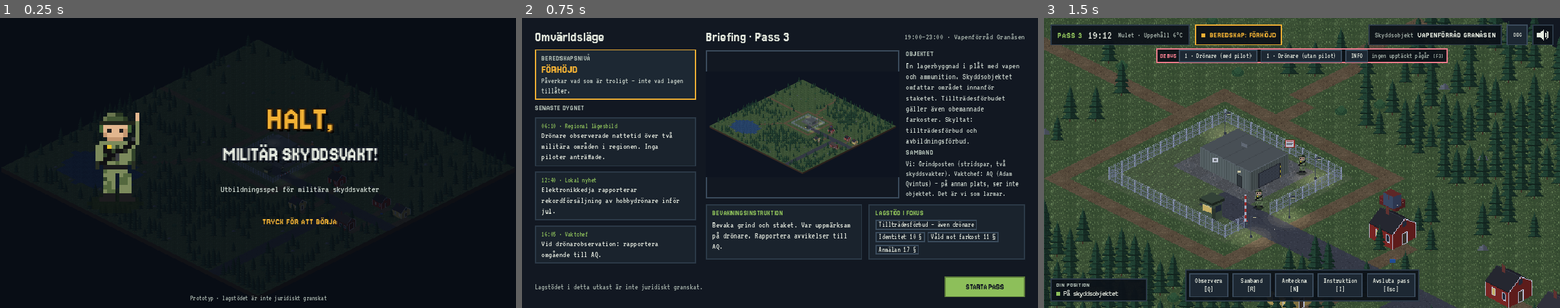
Above: before the commit, frames 1-3 (left to right).
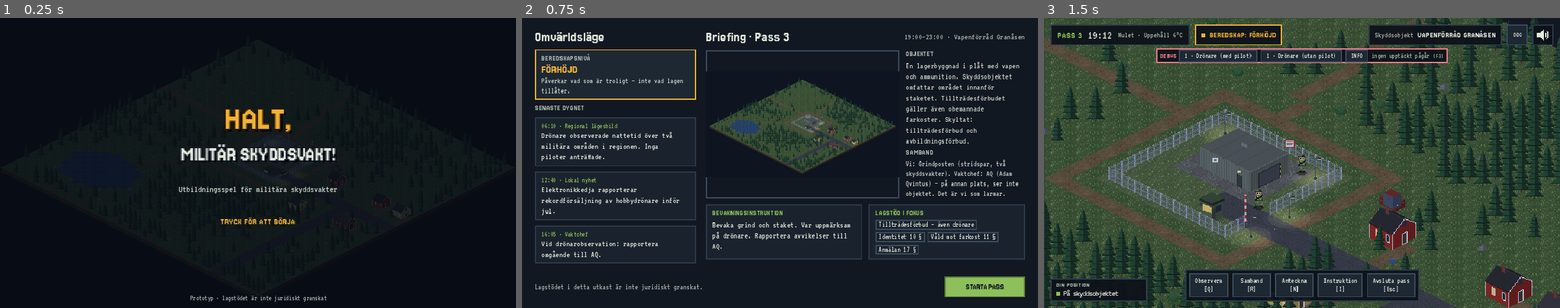
Above: after the commit, the same moments.

Repository: sulaco-hue/skyddsvakt
Game: Godot game, scene res://scenes/main.tscn
Same seed, same stepped clock (60 frames per second), same inputs: the game is played once before the commit and once after it.
Inputs (mouse positions are in pixels of both pictures, inside the frame that each line leads up to):
- Up to frame 1 (0.25 s): no input
- Up to frame 2 (0.75 s): tap Enter at 0.5 s; drag from (780, 163) to (831, 99) at 0.52 s
- Up to frame 3 (1.5 s): click "STARTA PASS" at 1.25 s

The runs differ from the first frame. In frame 1, 4.2% of the frame differs, in the area x 18-74%, y 31-72%; in frame 2, nothing differs; in frame 3, nothing differs.

Commit message:
Ta bort soldaten från startskärmen
Figuren med uppräckt hand kunde uppfattas som en nazisthälsning. Den är
borttagen från startskärmen och ur grafikskriptet; startskärmen visar nu
bara loggan.

Co-Authored-By: Claude Opus 5.5 <noreply@anthropic.com>
Claude-Session: https://claude.ai/code/session_01PWrrRnAUGCDbWAToA7Kxse

Diff:
--- a/assets/gfx/anchors.json
+++ b/assets/gfx/anchors.json
@@ -192,10 +192,6 @@
   22
  ],
  "vakt_1": [
-  8,
-  22
- ],
- "vakt_halt": [
   8,
   22
  ],
--- a/scripts/ui/titelskarm.gd
+++ b/scripts/ui/titelskarm.gd
@@ -35,16 +35,6 @@
 	add_child(mitt)
 	var rad := UiKit.hbox(48)
 	mitt.add_child(rad)
-
-	var vakt := TextureRect.new()
-	vakt.texture = load("res://assets/gfx/vakt_halt.png")
-	var skala := 10 if not UiKit.kompakt else 8
-	vakt.custom_minimum_size = Vector2(16, 25) * skala
-	vakt.expand_mode = TextureRect.EXPAND_IGNORE_SIZE
-	vakt.stretch_mode = TextureRect.STRETCH_KEEP_ASPECT_CENTERED
-	vakt.texture_filter = CanvasItem.TEXTURE_FILTER_NEAREST
-	vakt.size_flags_vertical = Control.SIZE_SHRINK_CENTER
-	rad.add_child(vakt)
 
 	var kol := UiKit.vbox(18)
 	kol.size_flags_vertical = Control.SIZE_SHRINK_CENTER
Binary file removed: assets/gfx/vakt_halt.png
